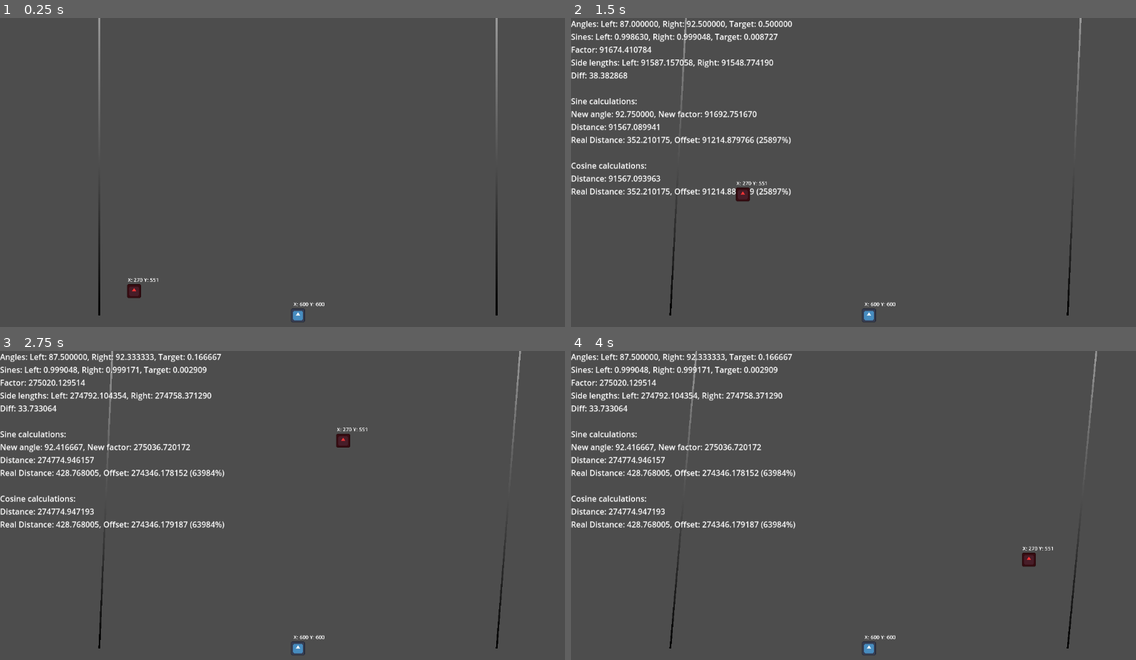
Above: before the commit, frames 1-4 (two rows, left to right).
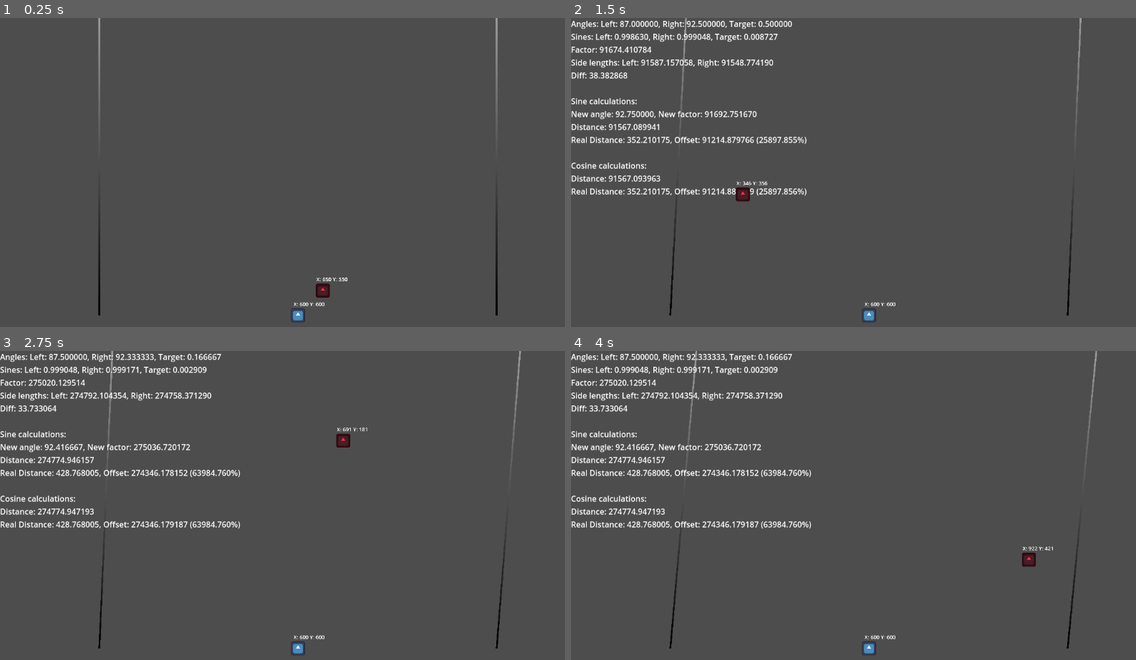
Above: after the commit, the same moments.

Repository: N3cro0o/bachelor-triangulation
Game: Godot game, scene res://2D/Scene/2d_root.tscn
Same seed, same stepped clock (60 frames per second), same inputs: the game is played once before the commit and once after it. The engine's default icon, where the game draws it, is replaced by a stand-in: a white triangle on a blue panel in a dark square.
Inputs (mouse positions are in pixels of both pictures, inside the frame that each line leads up to):
- Up to frame 1 (0.25 s): no input
- Up to frame 2 (1.5 s): tap Enter (ui_accept) at 0.5, 0.77 s; move the mouse to (983, 163) at 0.52 s; hold Right (ui_right) 0.53-1.28 s; click (983, 163) at 0.67 s; move the mouse to (740, 194) at 1.27 s; hold Left (ui_left) from 1.28 s (still down); click (740, 194) at 1.42 s
- Up to frame 3 (2.75 s): tap Enter (ui_accept) at 1.52 s; move the mouse to (344, 440) at 2.02 s; release Left (ui_left) at 2.03 s; hold Right (ui_right) from 2.03 s (still down); click (344, 440) at 2.17 s
- Up to frame 4 (4 s): move the mouse to (830, 576) at 2.77 s; click (830, 576) at 2.92 s; tap Enter (ui_accept) at 3.02, 3.77 s; move the mouse to (1028, 561) at 3.52 s; release Right (ui_right) at 3.53 s; hold Left (ui_left) from 3.53 s (still down); click (1028, 561) at 3.67 s

The runs differ from the first frame. In frame 1, 0.3% of the frame differs, in the area x 22-62%, y 84-91%; in frame 2, 0.1%; in frame 3, 0.1%; in frame 4, 0.1%.

Commit message:
updates 1

Diff:
--- a/Simulation/triangulation-simulation/2D/Scene/2d_root.gd
+++ b/Simulation/triangulation-simulation/2D/Scene/2d_root.gd
@@ -26,6 +26,7 @@
 func _input(event: InputEvent):
 	if event is InputEventMouseButton && event.is_pressed():
 		target_point.position = get_local_mouse_position()
+		target_point_label.text = "X: %d Y: %d" % [target_point.position.x, target_point.position.y]
 
 func _process(delta):
 	rotate_line(delta)
@@ -71,13 +72,13 @@
 	label.text += "\nNew angle: %f, New factor: %f" % [middle_angle, factor]
 	var real_distance = middle_point.position.distance_to(target_point.position)
 	label.text += "\nDistance: %f" % [factor * sines[0]]
-	label.text += "\nReal Distance: %f, Offset: %f (%d%%)" % [real_distance, abs(factor * sines[0] - real_distance),
+	label.text += "\nReal Distance: %f, Offset: %f (%1.3f%%)" % [real_distance, abs(factor * sines[0] - real_distance),
 			abs(factor * sines[0] - real_distance) / real_distance * 100]
 
 	label.text += "\n\nCosine calculations:"
 	var dist = sqrt(pow(left_side, 2) + pow(distance / 2, 2) - (left_side * distance * cos(deg_to_rad(line_rotation[0]))))
 	label.text += "\nDistance: %f" % [dist]
-	label.text += "\nReal Distance: %f, Offset: %f (%d%%)" % [real_distance, abs(dist - real_distance),
+	label.text += "\nReal Distance: %f, Offset: %f (%1.3f%%)" % [real_distance, abs(dist - real_distance),
 			abs(dist - real_distance) / real_distance * 100]
 
 func get_best_result():
--- a/Simulation/triangulation-simulation/2D/Scene/2d_root.tscn
+++ b/Simulation/triangulation-simulation/2D/Scene/2d_root.tscn
@@ -39,7 +39,7 @@
 
 [node name="Target" type="Sprite2D" parent="."]
 self_modulate = Color(0.99999994, 0.20609221, 0.21184775, 1)
-position = Vector2(270, 551)
+position = Vector2(650, 550)
 scale = Vector2(0.219, 0.219)
 texture = ExtResource("2_vgt4r")
 
Not shown, changed: RPi commands and tests/bash-scripts/copy-server.sh
Not shown, added: RPi commands and tests/default
Not shown, added: RPi commands and tests/used_mediamtx.yml
Not shown, changed: SPA/control-panel/src/Components/CameraFeed.js
